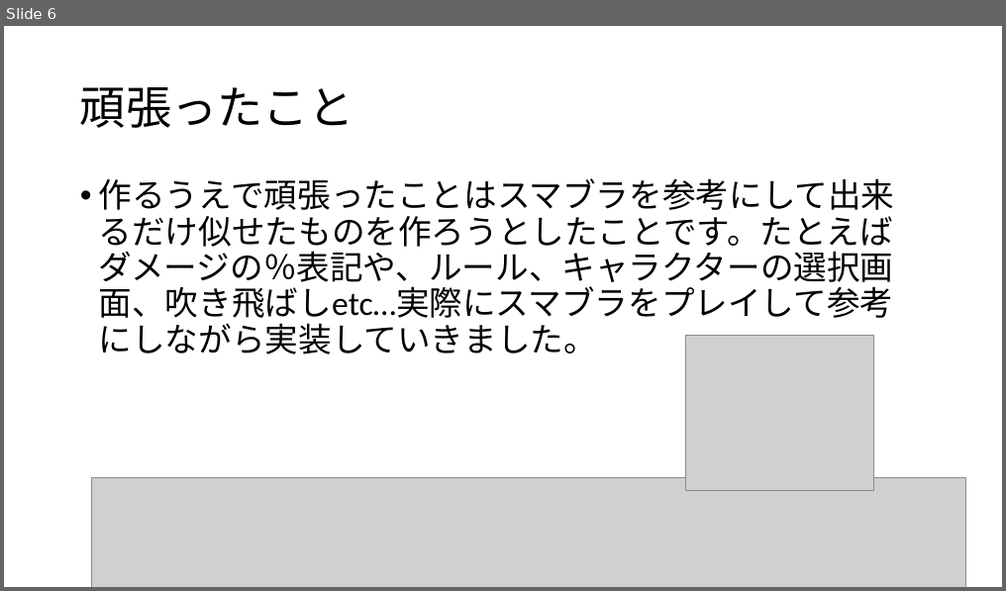
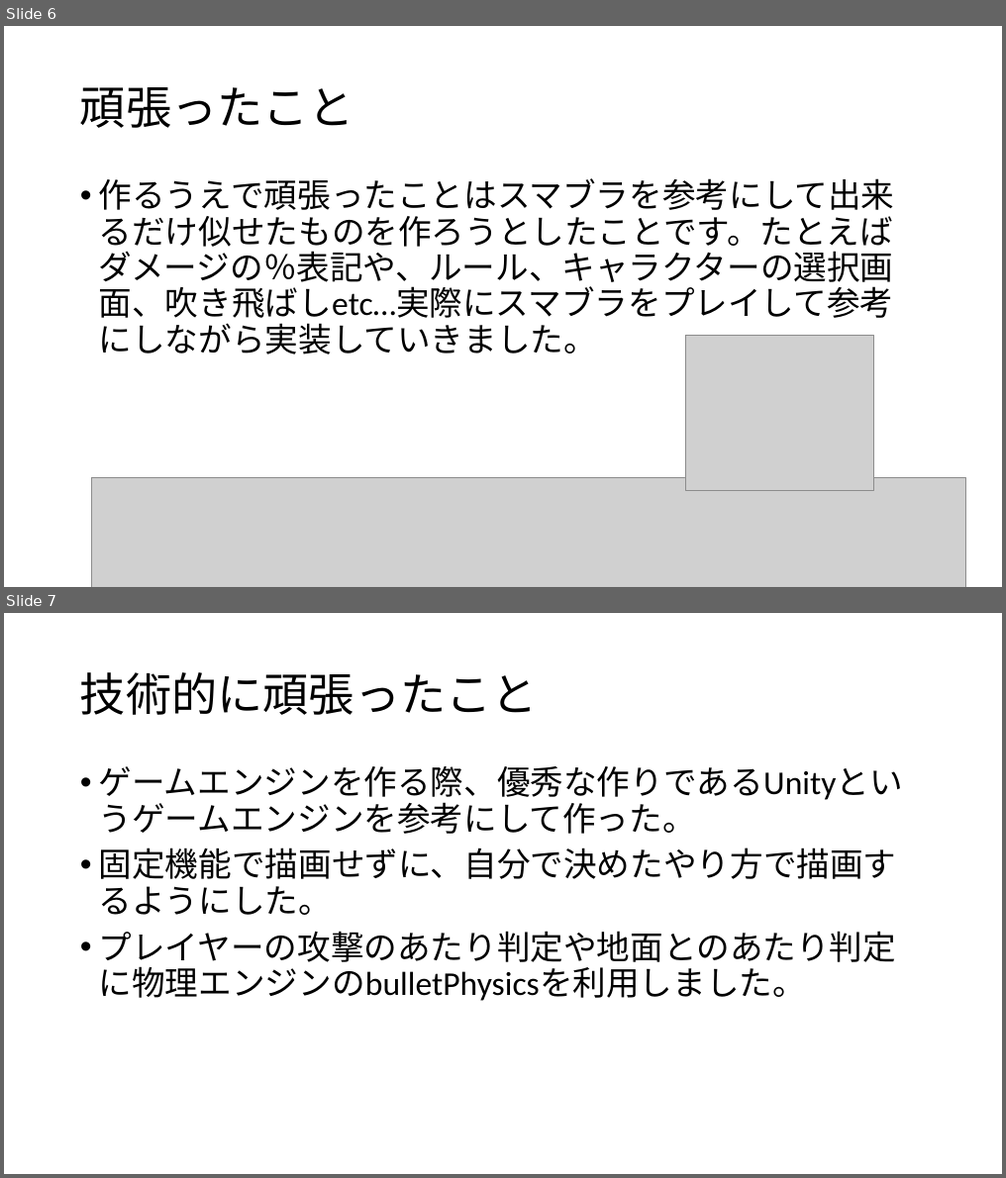
Before and after one commit to flanbel/Decide2, a slide deck: PowerPoint/ゲーム内容、操作説明(お仕事フェスタ用).pptx. Shown one above the other, each under a label of ours: slide 6 before the commit, slides 6 and 7 after it. The pictures are 1006x591 and 1006x1178 pixels, drawn with LibreOffice and Linux fonts; fonts in the diff are those of the drawing; grey boxes stand for pictures. Boxes give left, top, right and bottom in pixels: in the first picture for what was removed or moved away, otherwise in the second. Text is boxed around its words. In the diff, an @@ line names an element or a change of style, - is before the commit and + after.

```diff
--- a/PowerPoint/ゲーム内容、操作説明(お仕事フェスタ用).pptx
+++ b/PowerPoint/ゲーム内容、操作説明(お仕事フェスタ用).pptx
@@ slide 7 added at [4,613,1002,1174], background #FFFFFF @@
@@ title added at [80,672,538,715], 44 pt, text #000000 @@
+技術的に頑張ったこと
@@ text added at [99,766,903,1001], 32 pt, text #000000 @@
+• ゲームエンジンを作る際、優秀な作りであるUnityというゲームエンジンを参考にして作った。
+• 固定機能で描画せずに、自分で決めたやり方で描画するようにした。
+• プレイヤーの攻撃のあたり判定や地面とのあたり判定に物理エンジンのbulletPhysicsを利用しました。
```
Also in this commit, not shown: 1 other slide added, 7 other files.
